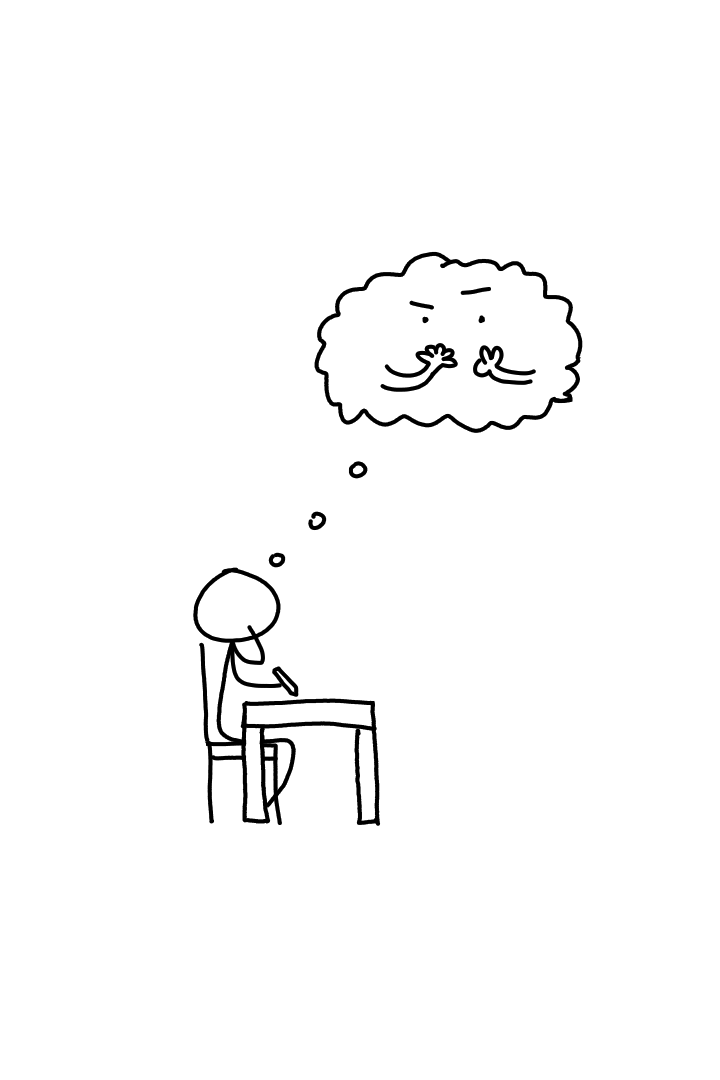
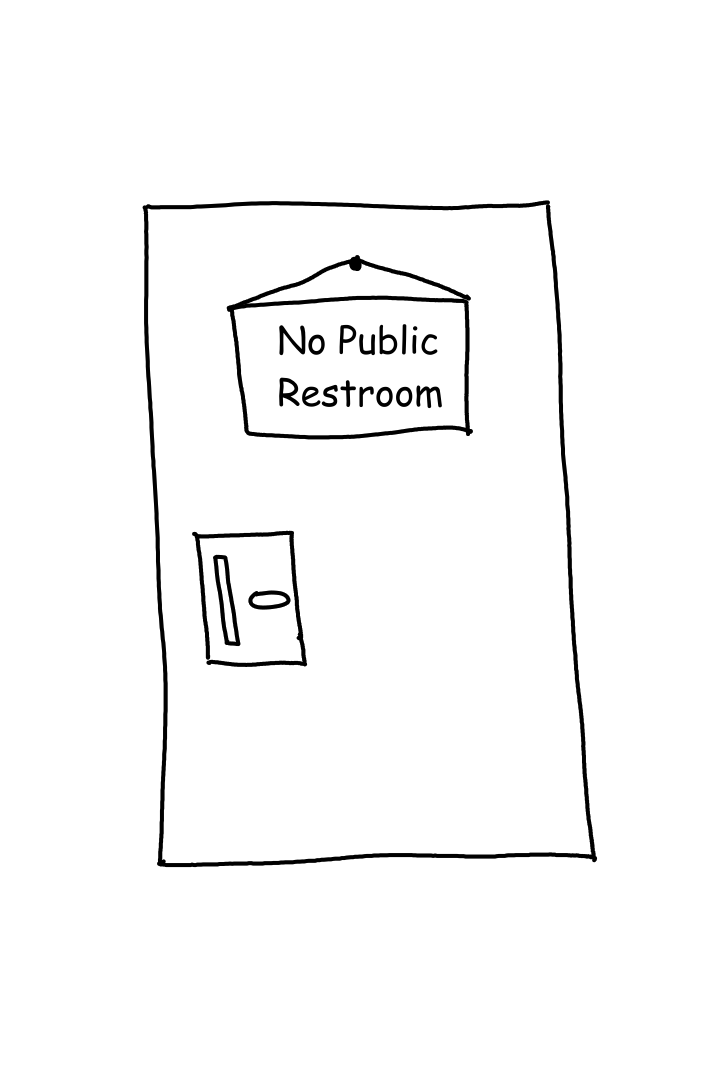
Comparing the layer stacks of the two 720 x 1080 images. Changes:
renamed "Thought" to "Door", painted on it over [142, 200, 598, 868]
removed layer "Chair" over [157, 617, 317, 868]
removed layer "Table" over [177, 620, 433, 868]
removed layer "Person 1" over [189, 553, 317, 868]
